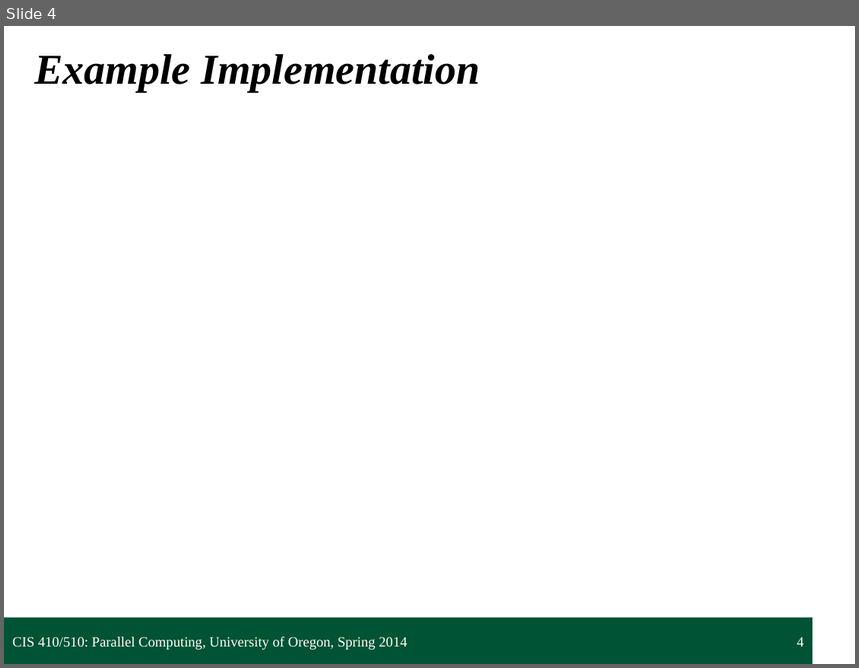
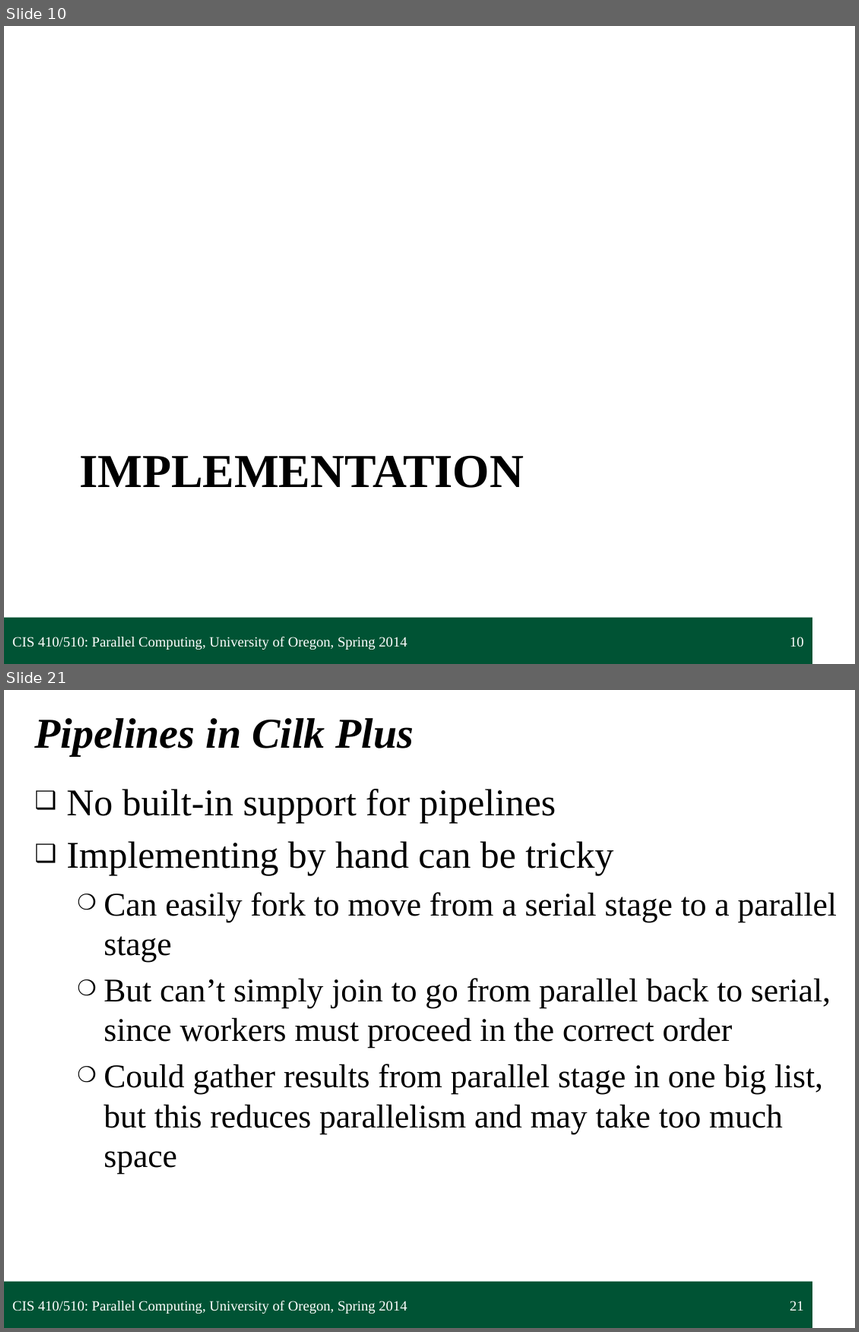
Before and after one commit to UOregonParallel/CourseMaterials, a slide deck: lecture_content/classSlides/6_pipelinePattern/pipelinePattern.pptx. Shown one above the other, each under a label of ours: slide 4 before the commit, slides 10 and 21 after it; the slides between them are not shown. The pictures are 859x668 and 859x1332 pixels, drawn with LibreOffice and Linux fonts; fonts in the diff are those of the drawing; background and template pictures are left out. Boxes give left, top, right and bottom in pixels: in the first picture for what was removed or moved away, otherwise in the second. Text is boxed around its words. In the diff, an @@ line names an element or a change of style, - is before the commit and + after.

Commit message:
Pipeline slides

```diff
--- a/lecture_content/classSlides/6_pipelinePattern/pipelinePattern.pptx
+++ b/lecture_content/classSlides/6_pipelinePattern/pipelinePattern.pptx
@@ slide 21 added at (4, 690, 855, 1328), background #FFFFFF; not listed: 1 template element that a slide beside it also shows @@
@@ title added at (34, 718, 414, 756), 36 pt, text #000000, bold, italic @@
+Pipelines in Cilk Plus
@@ text added at (66, 789, 837, 1174), 28 pt, text #000000 @@
+❑ No built-in support for pipelines
+❑ Implementing by hand can be tricky
+  ❍ Can easily fork to move from a serial stage to a parallel stage
+  ❍ But can’t simply join to go from parallel back to serial, since workers must proceed in the correct order
+  ❍ Could gather results from parallel stage in one big list, but this reduces parallelism and may take too much space
@@ text added at (12, 1301, 407, 1314), 12 pt, text #FFFFFF @@
+CIS 410/510: Parallel Computing, University of Oregon, Spring 2014
@@ page number added at (790, 1301, 804, 1311), 12 pt, text #FFFFFF @@
+21
@@ what was slide 4 is now slide 10 @@
@@ slide 10 changed as well @@
@@ title "IMPLEMENTATION" at (80, 455, 525, 488): vertical alignment middle to top @@
@@ title at (80, 455, 525, 488): text changed; size 36 to 40 pt; italic off @@
-Example Implementation
+IMPLEMENTATION
@@ page number at (790, 637, 804, 647): text changed @@
-4
+10
```
Also in this commit, not shown: 2 other slides changed, 24 other slides added.
